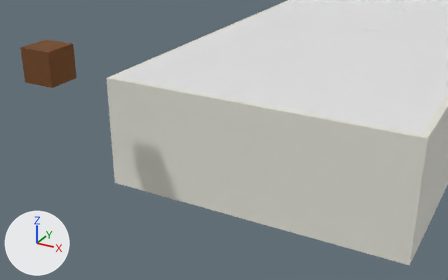
Before and after pictures for a commit that changed the glTF model apps/web/public/models/building.glb.
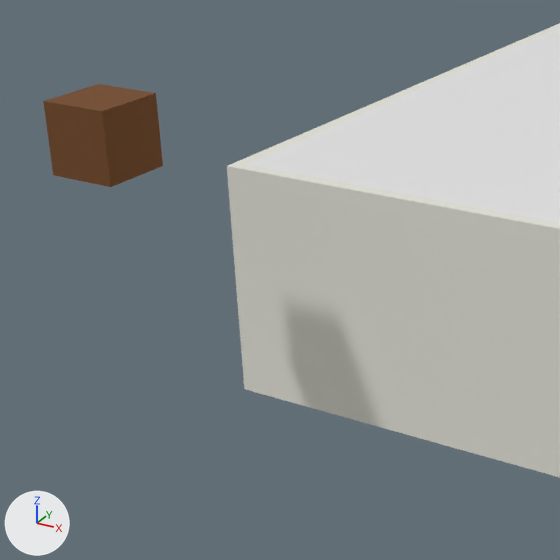
There are two pictures of each version: one from a camera (50 mm lens) standing at (14.76, -54.52, 19.76) and looking at (-0.6, -26.6, 5.8), one close up on the part from 0% to 59% of the width and 0% to 94% of the height. Arrows for +X, +Y and +Z are at lower left; the lights stay in place. The last two pictures show the newer version. Where no turn or scale is listed for an object, it has been applied to the vertices.

The older version as bpy lines, for what is in view:
```python
me_cube = bpy.data.meshes.new('Cube')
me_cube.from_pydata(...)  # a box spanning x -1.0..1.0, y -1.0..1.0, z -1.0..1.0
me_cube.materials.append(mat_material_001)  # brown #744925
me_exterior_walls = bpy.data.meshes.new('Exterior Walls')
me_exterior_walls.from_pydata(...)  # 48 vertices, 96 faces; spans x -10.0..10.0, y -25.0..25.0, z 0.0..2.5
me_exterior_walls.materials.append(mat_material)  # white #e7e6dc
me_room_2 = bpy.data.meshes.new('Room 2')
me_room_2.from_pydata(...)  # 16 vertices, 28 faces; spans x -18.2..1.0, y -19.0..1.0, z -1.2..1.2
ob_exterior_walls = bpy.data.objects.new('Exterior Walls', me_exterior_walls)
ob_exterior_walls.location = (0.0, 0.0, 0.0)
ob_part = bpy.data.objects.new('Part', me_cube)
ob_part.location = (-10.0, -29.8, 9.74)
ob_room_2 = bpy.data.objects.new('Room 2', me_room_2)
ob_room_2.location = (8.6, -5.6, 6.3)
# also in view: 'Exterior Walls.002' at (0.0, 0.0, 6.25); 'Exterior Walls.001' at (0.0, 0.0, 3.75)
```
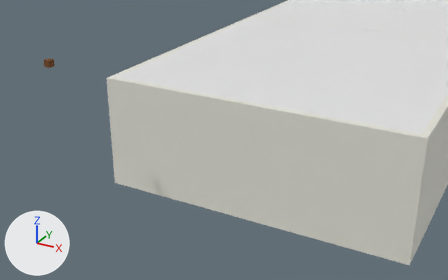
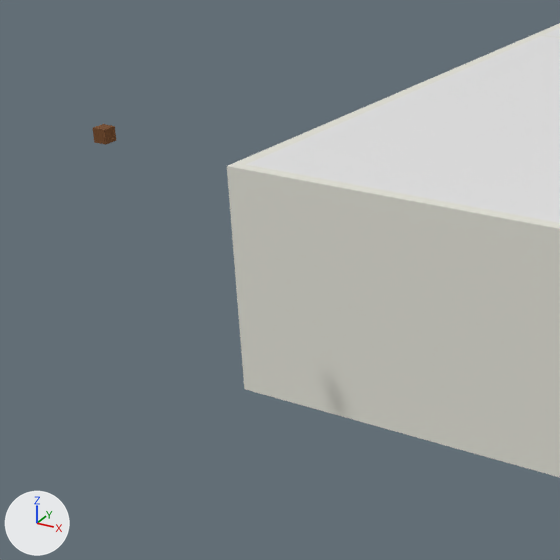
Boxes [x1, y1, x2, y2] around the edits, measured in the close-ups (560 x 560 px):
'Part', rescaled (80% narrower, 79% shorter)
    before: [43, 84, 163, 187]
    after: [93, 124, 116, 145]

What the commit changed:
Object 'Part' (ob_part) is rescaled from (1.0, 1.0, 1.0) to (0.2, 0.2, 0.2).
